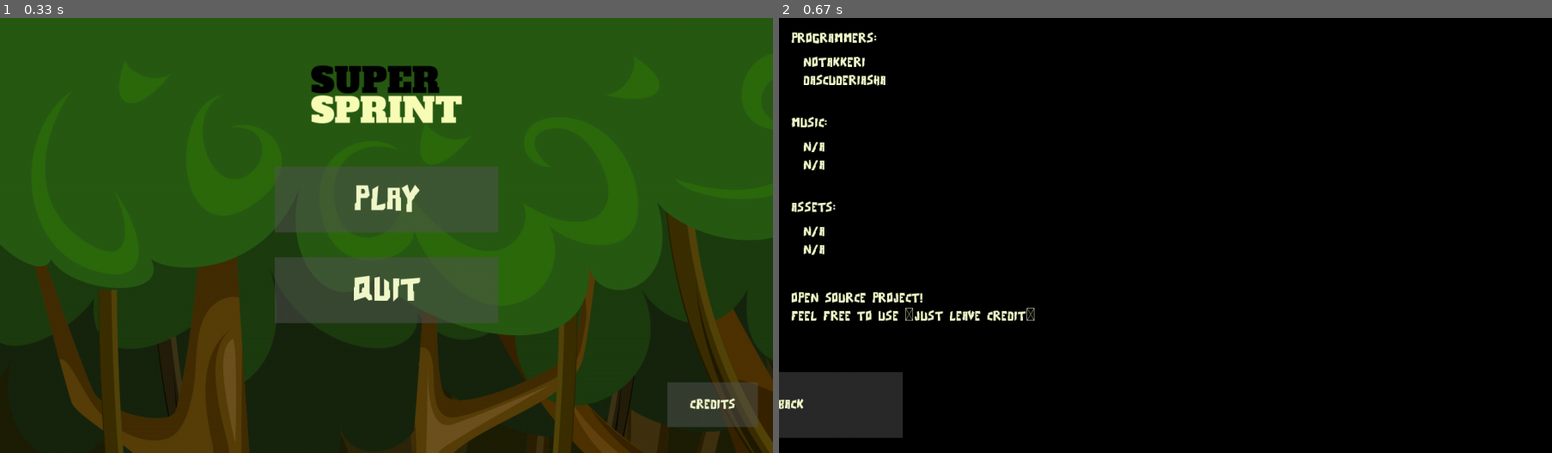
Above: before the commit, frames 1-2 (left to right).
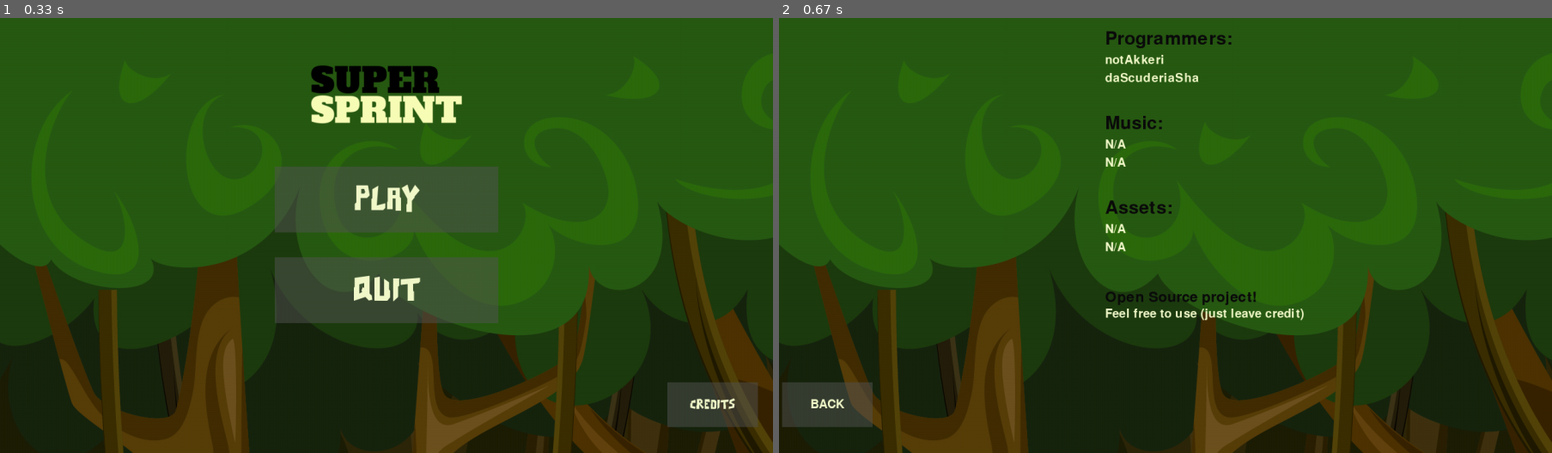
Above: after the commit, the same moments.

Repository: notAkkeri/SuperSprint
Game: pygame game, started from main.py
Two runs of this game, one before a commit and one after it. Both use one fixed random seed, a clock stepped at 60 frames per second and the inputs below.
Inputs (mouse positions are in pixels of both pictures, inside the frame that each line leads up to):
- Up to frame 1 (0.33 s): no input
- Up to frame 2 (0.67 s): press the mouse at (1490, 405) at 0.37 s; move the mouse to (1204, 370) at 0.47 s; release the mouse at (925, 335) at 0.6 s

Frame 1 is identical in both runs. In frame 2, 99% of the frame differs, in the area x 0-100%, y 0-100%.

Commit message:
Update 3;
Migrated credits
Colour-Scheme change for credits
Text tweaks
Commented out play and quit button

Diff:
--- /dev/null
+++ b/credits.py
@@ -0,0 +1,70 @@
+import pygame
+import sys
+from button import Button
+
+def displayCredits(SCREEN):
+    credits_screen = True  # Initialize the credits_screen variable
+
+    def get_font(size):
+        return pygame.font.Font("assets/font1.ttf", size)
+
+    while credits_screen:
+        # Fill the screen with black
+        SCREEN.fill((0, 0, 0))
+
+        for event in pygame.event.get():
+            if event.type == pygame.QUIT:
+                pygame.quit()
+                sys.exit()
+
+        # Load and display the background image on top of the black screen
+        background_image = pygame.image.load("assets/background.png")
+        SCREEN.blit(background_image, (0, 0))
+
+        # Display credits information
+        programmers_text = get_font(45).render("Programmers:", True, "#0c0c0c")
+        programmer1_text = get_font(30).render("notAkkeri", True, "#f2faca")
+        programmer2_text = get_font(30).render("daScuderiaSha", True, "#f2faca")
+
+        music_text = get_font(45).render("Music:", True, "#0c0c0c")
+        music1_text = get_font(30).render("N/A", True, "#f2faca")
+        music2_text = get_font(30).render("N/A", True, "#f2faca")
+
+        assets_text = get_font(45).render("Assets:", True, "#0c0c0c")
+        assets1_text = get_font(30).render("N/A", True, "#f2faca")
+        assets2_text = get_font(30).render("N/A", True, "#f2faca")
+
+        open_source_text = get_font(35).render("Open Source project!", True, "#0c0c0c")
+        use_text = get_font(30).render("Feel free to use (just leave credit)", True, "#f2faca")
+
+        back_button = Button(image=pygame.image.load("assets/rect1.png"), pos=(80, 640),
+                             text_input="BACK", font=get_font(30), base_color="#f2faca", hovering_color="White")
+
+        # Display the text on the credits screen
+        SCREEN.blit(programmers_text, (540, 20))
+        SCREEN.blit(programmer1_text, (540, 60))
+        SCREEN.blit(programmer2_text, (540, 90))
+
+        SCREEN.blit(music_text, (540, 160))
+        SCREEN.blit(music1_text, (540, 200))
+        SCREEN.blit(music2_text, (540, 230))
+
+        SCREEN.blit(assets_text, (540, 300))
+        SCREEN.blit(assets1_text, (540, 340))
+        SCREEN.blit(assets2_text, (540, 370))
+
+        SCREEN.blit(open_source_text, (540, 450))
+        SCREEN.blit(use_text, (540, 480))
+
+        back_button.changeColor(pygame.mouse.get_pos())
+        back_button.update(SCREEN)
+
+        for event in pygame.event.get():
+            if event.type == pygame.QUIT:
+                pygame.quit()
+                sys.exit()
+            if event.type == pygame.MOUSEBUTTONDOWN:
+                if back_button.checkForInput(pygame.mouse.get_pos()):
+                    credits_screen = False
+
+        pygame.display.update()
--- a/main.py
+++ b/main.py
@@ -1,7 +1,7 @@
 import pygame
 import sys
-from button import Button  # Assuming you have a Button class in a separate file
-
+from button import Button
+from credits import displayCredits  # imports credits
 pygame.init()
 
 SCREEN = pygame.display.set_mode((1280, 720))
@@ -12,71 +12,8 @@
 
 def get_font(size):
     return pygame.font.Font("assets/font.ttf", size)
-
-# Define a function to display credits screen
-def displayCredits():
-    credits_screen = True
-
-    while credits_screen:
-        SCREEN.fill((0, 0, 0))  # Fill the screen with black
-
-        for event in pygame.event.get():
-            if event.type == pygame.QUIT:
-                pygame.quit()
-                sys.exit()
-
-        # Display credits information
-        programmers_text = get_font(30).render("Programmers:", True, "#f2faca")
-        programmer1_text = get_font(30).render("notAkkeri", True, "#f2faca")
-        programmer2_text = get_font(30).render("daScuderiaSha", True, "#f2faca")
-
-        music_text = get_font(30).render("Music:", True, "#f2faca")
-        music1_text = get_font(30).render("N/A", True, "#f2faca")
-        music2_text = get_font(30).render("N/A", True, "#f2faca")
-
-        assets_text = get_font(30).render("Assets:", True, "#f2faca")
-        assets1_text = get_font(30).render("N/A", True, "#f2faca")
-        assets2_text = get_font(30).render("N/A", True, "#f2faca")
-
-        open_source_text = get_font(30).render("Open Source project!", True, "#f2faca")
-        use_text = get_font(30).render("Feel free to use (just leave credit)", True, "#f2faca")
-
-        back_button = Button(image=pygame.image.load("assets/rect.png"), pos=(20, 640),
-                             text_input="BACK", font=get_font(30), base_color="#f2faca", hovering_color="White")
-
-        # Display the text on the credits screen
-        SCREEN.blit(programmers_text, (20, 20))
-        SCREEN.blit(programmer1_text, (40, 60))
-        SCREEN.blit(programmer2_text, (40, 90))
-
-        SCREEN.blit(music_text, (20, 160))
-        SCREEN.blit(music1_text, (40, 200))
-        SCREEN.blit(music2_text, (40, 230))
-
-        SCREEN.blit(assets_text, (20, 300))
-        SCREEN.blit(assets1_text, (40, 340))
-        SCREEN.blit(assets2_text, (40, 370))
-
-        SCREEN.blit(open_source_text, (20, 450))
-        SCREEN.blit(use_text, (20, 480))
-
-        back_button.changeColor(pygame.mouse.get_pos())
-        back_button.update(SCREEN)
-
-        for event in pygame.event.get():
-            if event.type == pygame.QUIT:
-                pygame.quit()
-                sys.exit()
-            if event.type == pygame.MOUSEBUTTONDOWN:
-                if back_button.checkForInput(pygame.mouse.get_pos()):
-                    credits_screen = False
-
-        pygame.display.update()
-
 # The main menu
 def mainMenu():
-    creditsOpen = False
-
     while True:
         SCREEN.blit(BG, (0, 0))
 
@@ -90,23 +27,20 @@
         title_y = (screen_height - title_height) // 8
         SCREEN.blit(title, (title_x, title_y))
 
-        # Create the "PLAY" and "QUIT" buttons
         PLAY_BUTTON = Button(image=pygame.image.load("assets/rect.png"), pos=(640, 300),
                              text_input="PLAY", font=get_font(75), base_color="#f2faca", hovering_color="White")
         EXIT_BUTTON = Button(image=pygame.image.load("assets/rect.png"), pos=(640, 450),
                              text_input="QUIT", font=get_font(75), base_color="#f2faca", hovering_color="White")
 
-        credits_button = Button(image=pygame.image.load("assets/rectOptions.png"), pos=(1180, 640),
+        credits_button = Button(image=pygame.image.load("assets/rect1.png"), pos=(1180, 640),
                                 text_input="CREDITS", font=get_font(30), base_color="#f2faca", hovering_color="White")
 
-        # Check if the button is clicked
         if credits_button.checkForInput(MENU_MOUSE_POS) and pygame.mouse.get_pressed()[0]:
-            displayCredits()  # Show the credits screen
+            displayCredits(SCREEN)
 
         credits_button.changeColor(MENU_MOUSE_POS)
         credits_button.update(SCREEN)
 
-        # Update and draw the "PLAY" and "QUIT" buttons
         for button in [PLAY_BUTTON, EXIT_BUTTON]:
             button.changeColor(MENU_MOUSE_POS)
             button.update(SCREEN)
@@ -115,7 +49,7 @@
             if event.type == pygame.QUIT:
                 pygame.quit()
                 sys.exit()
-            if event.type == pygame.MOUSEBUTTONDOWN:
+            # if event.type == pygame.MOUSEBUTTONDOWN:
                 if PLAY_BUTTON.checkForInput(MENU_MOUSE_POS):
                     play()  # Calls the play function
                 if EXIT_BUTTON.checkForInput(MENU_MOUSE_POS):
Binary file added: Assets/rect1.png
Not shown, added: GitHub/SuperSprint.rar
